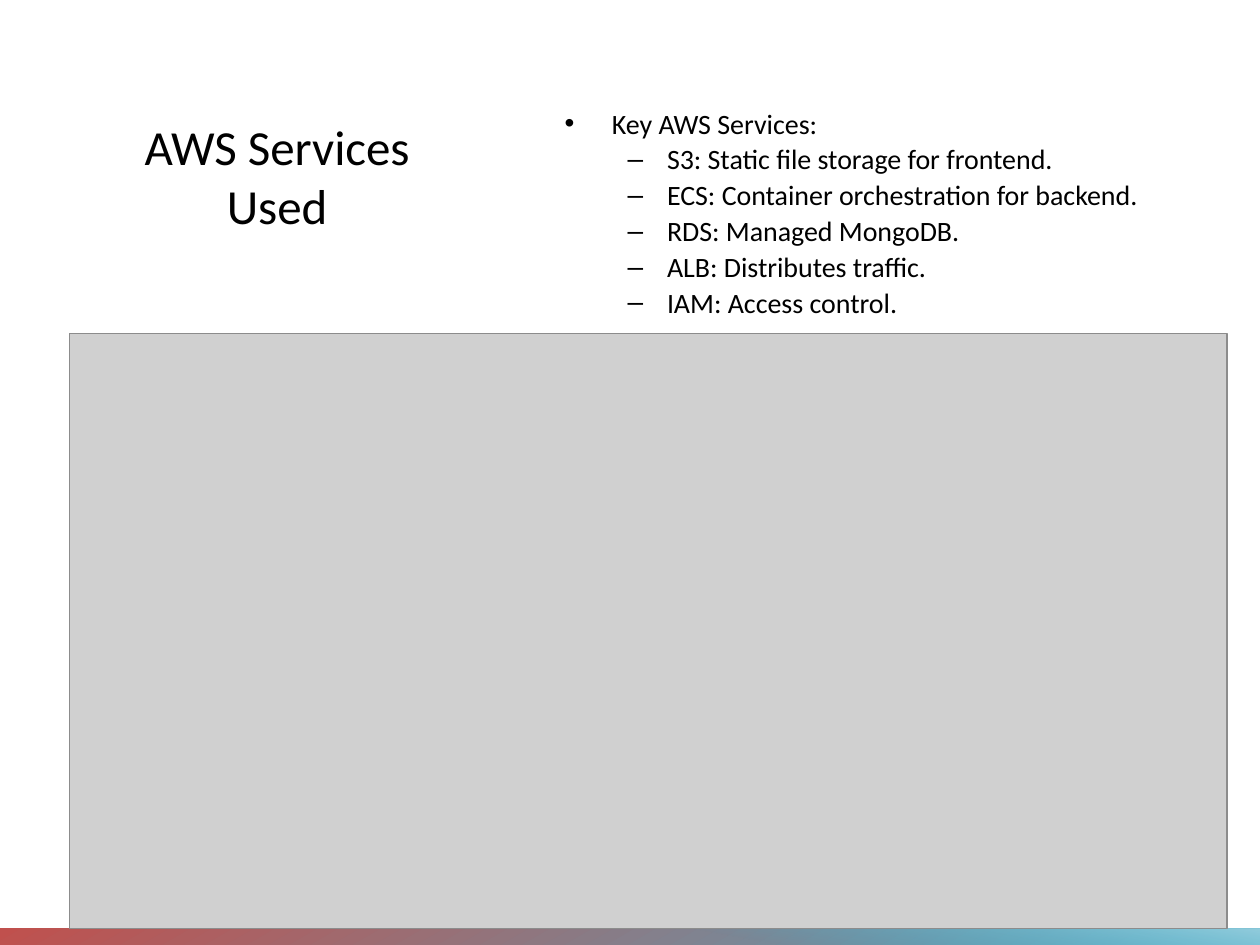
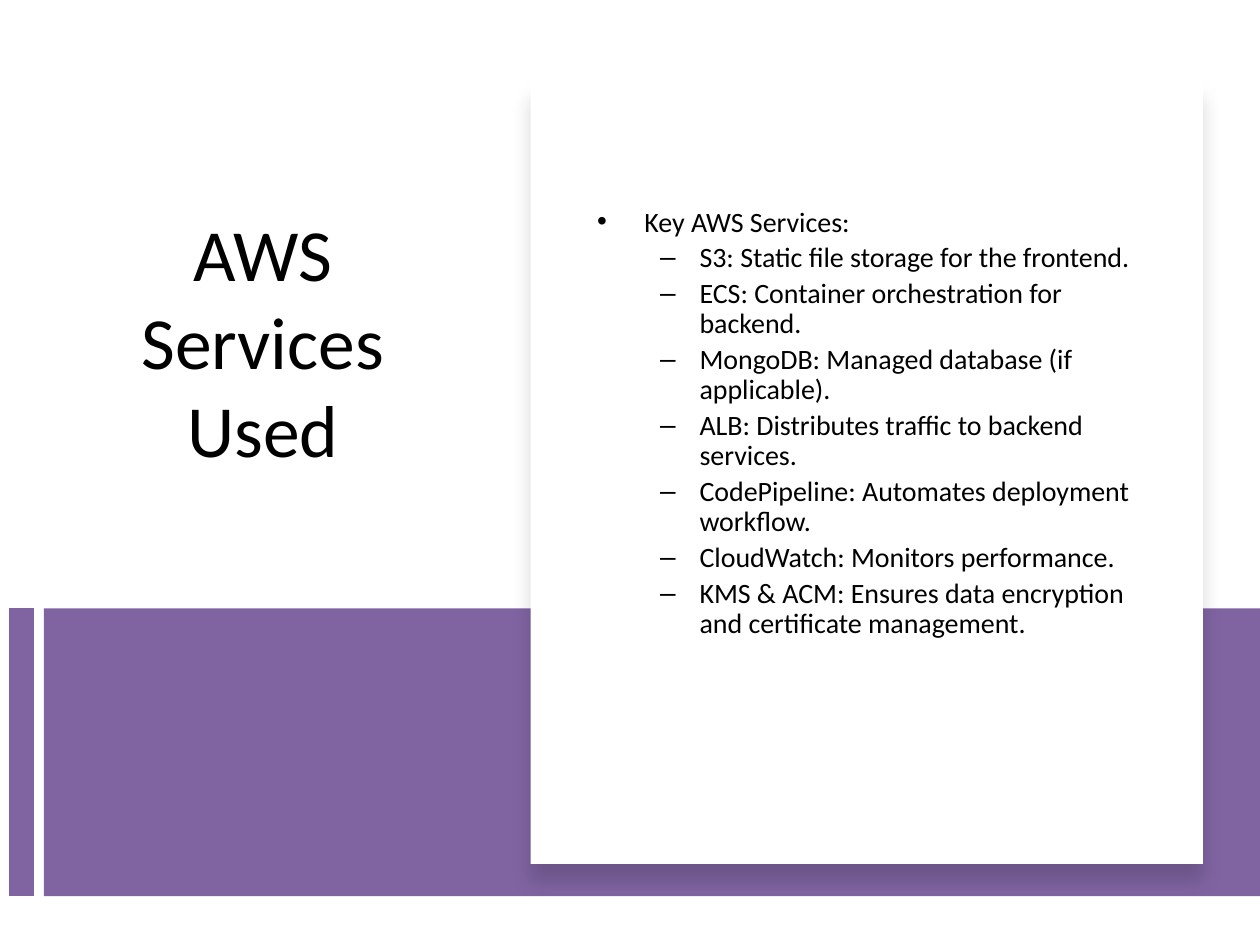
Before and after one commit to sanafe/master-2-thesis, a slide deck: slide 16 of ppt/presentation-m2-sana-alinia-29-08-2024.pptx. Drawn at 1260x945 pixels with LibreOffice and Linux fonts; fonts in the diff are those of the drawing; grey boxes stand for pictures. Boxes give left, top, right and bottom in pixels: in the first picture for what was removed or moved away, otherwise in the second. Text is boxed around its words. In the diff, an @@ line names an element or a change of style, - is before the commit and + after.

```diff
--- a/ppt/presentation-m2-sana-alinia-29-08-2024.pptx
+++ b/ppt/presentation-m2-sana-alinia-29-08-2024.pptx
@@ rectangle added at [530,81,1203,863], fill #FFFFFF @@
@@ title "AWS Services Used": place and size @@
-title "AWS Services Used" at [145,131,410,225]
+title "AWS Services Used" at [141,233,384,458]
@@ title "AWS Services Used" at [141,233,384,458]: size 28 to 42 pt @@
@@ text "Key AWS Services:": place and size @@
-text "Key AWS Services:" at [612,114,1137,314]
+text "Key AWS Services:" at [644,212,1129,638]
@@ text at [700,247,1129,272]: text changed @@
-  – S3: Static file storage for frontend.
+  – S3: Static file storage for the frontend.
@@ picture removed at [69,334,1226,929] @@
@@ text at [700,348,1129,638]: text changed @@
-  – RDS: Managed MongoDB.
-  – ALB: Distributes traffic.
-  – IAM: Access control.
+  – MongoDB: Managed database (if applicable).
+  – ALB: Distributes traffic to backend services.
+  – CodePipeline: Automates deployment workflow.
+  – CloudWatch: Monitors performance.
+  – KMS & ACM: Ensures data encryption and certificate management.
@@ line added from (21, 609) to (21, 896), #8064A2 14 pt @@
@@ rectangle added at [44,609,1260,896], fill #8064A2 @@
@@ rectangle removed at [0,929,1260,945] @@
@@ rectangle removed at [648,928,1260,944] @@
```
Also in this commit, not shown: 7 other slides changed, 1 other file.
